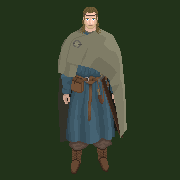
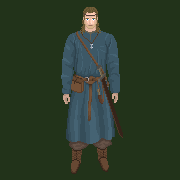
Layers edited between the first and the second (180, 180) image:
hid "cloak", painted on it over bbox(58, 28, 127, 142)
